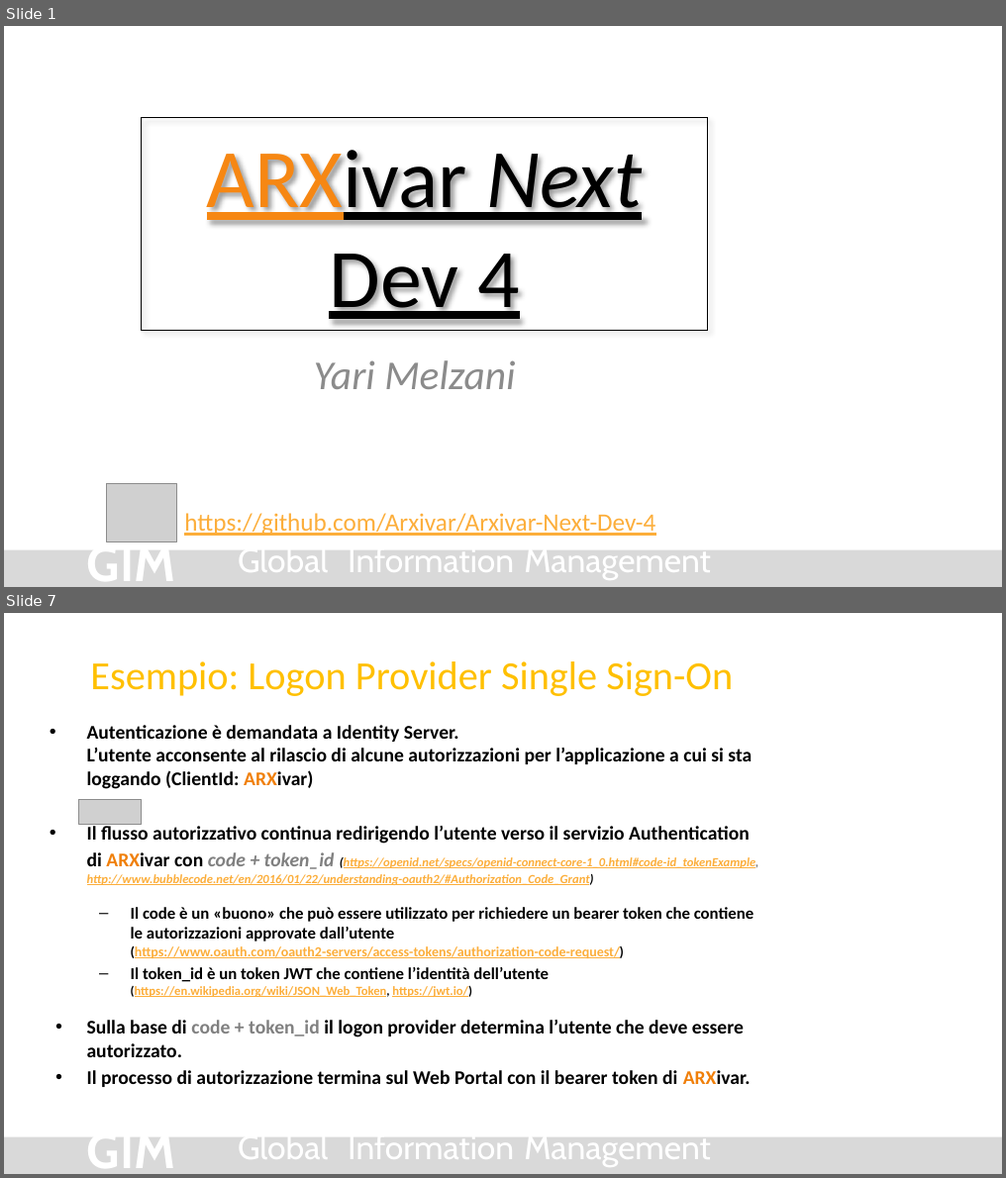
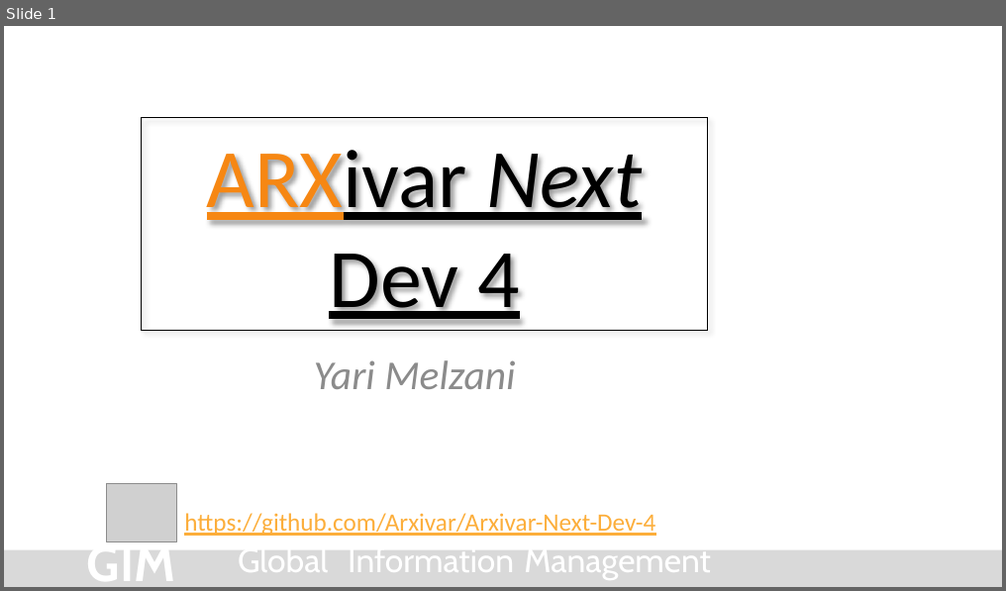
Before and after one commit to Arxivar/Arxivar-Next-Dev-4, a slide deck: doc/ARXDev4.pptx. Shown one above the other, each under a label of ours: slides 1 and 7 before the commit, slide 1 after it; the slides between them are not shown. The pictures are 1006x1178 and 1006x591 pixels, drawn with LibreOffice and Linux fonts; fonts in the diff are those of the drawing; grey boxes stand for pictures; background and template pictures are left out. Boxes give left, top, right and bottom in pixels: in the first picture for what was removed or moved away, otherwise in the second. Text is boxed around its words. In the diff, an @@ line names an element or a change of style, - is before the commit and + after.

```diff
--- a/doc/ARXDev4.pptx
+++ b/doc/ARXDev4.pptx
@@ slide 7 removed at (x1=4, y1=613, x2=1002, y2=1174), background #FFFFFF; not listed: 5 template elements that a slide beside it also shows @@
@@ title removed at (x1=90, y1=662, x2=733, y2=696) @@
-Esempio: Logon Provider Single Sign-On
@@ text removed at (x1=87, y1=725, x2=759, y2=1087) @@
-• Autenticazione è demandata a Identity Server.
-  L’utente acconsente al rilascio di alcune autorizzazioni per l’applicazione a cui si sta loggando (ClientId: ARXivar)
-• Il flusso autorizzativo continua redirigendo l’utente verso il servizio Authentication di ARXivar con code + token_id (https://openid.net/specs/openid-connect-core-1_0.html#code-id_tokenExample, http://www.bubblecode.net/en/2016/01/22/understanding-oauth2/#Authorization_Code_Grant)
-  – Il code è un «buono» che può essere utilizzato per richiedere un bearer token che contiene le autorizzazioni approvate dall’utente (https://www.oauth.com/oauth2-servers/access-tokens/authorization-code-request/)
-  – Il token_id è un token JWT che contiene l’identità dell’utente (https://en.wikipedia.org/wiki/JSON_Web_Token, https://jwt.io/)
-• Sulla base di code + token_id il logon provider determina l’utente che deve essere autorizzato.
-• Il processo di autorizzazione termina sul Web Portal con il bearer token di ARXivar.
@@ picture removed at (x1=79, y1=799, x2=142, y2=825) @@
```
Also in this commit, not shown: 2 slides changed, 2 slides added, 4 other slides removed.
